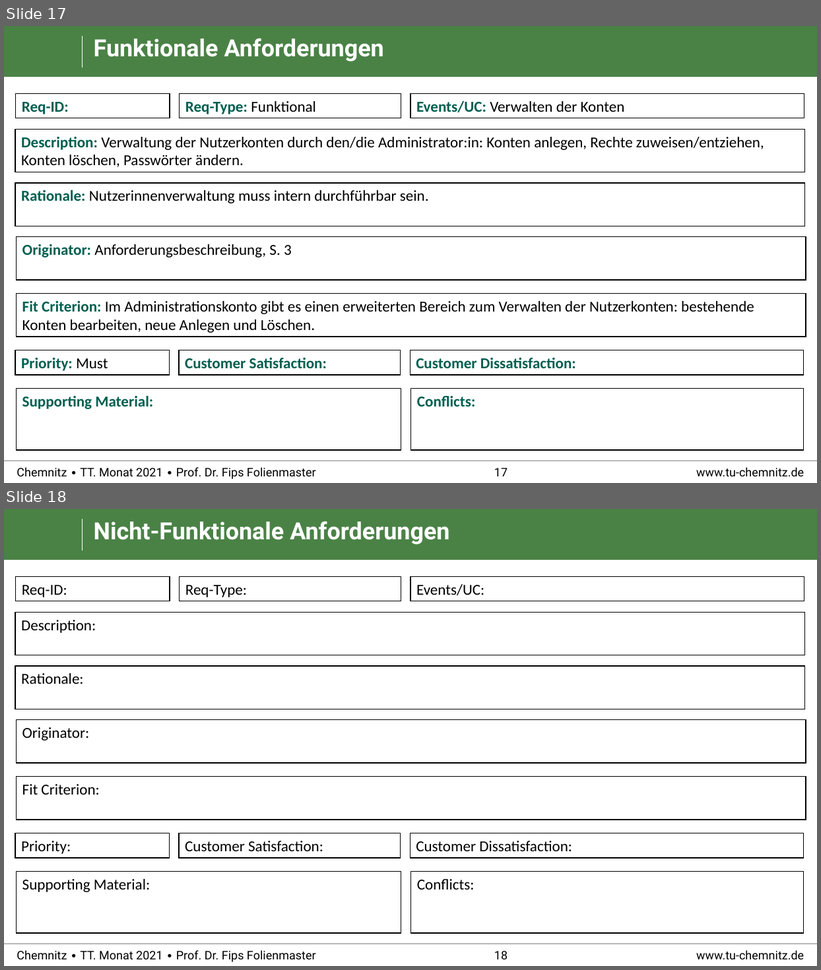
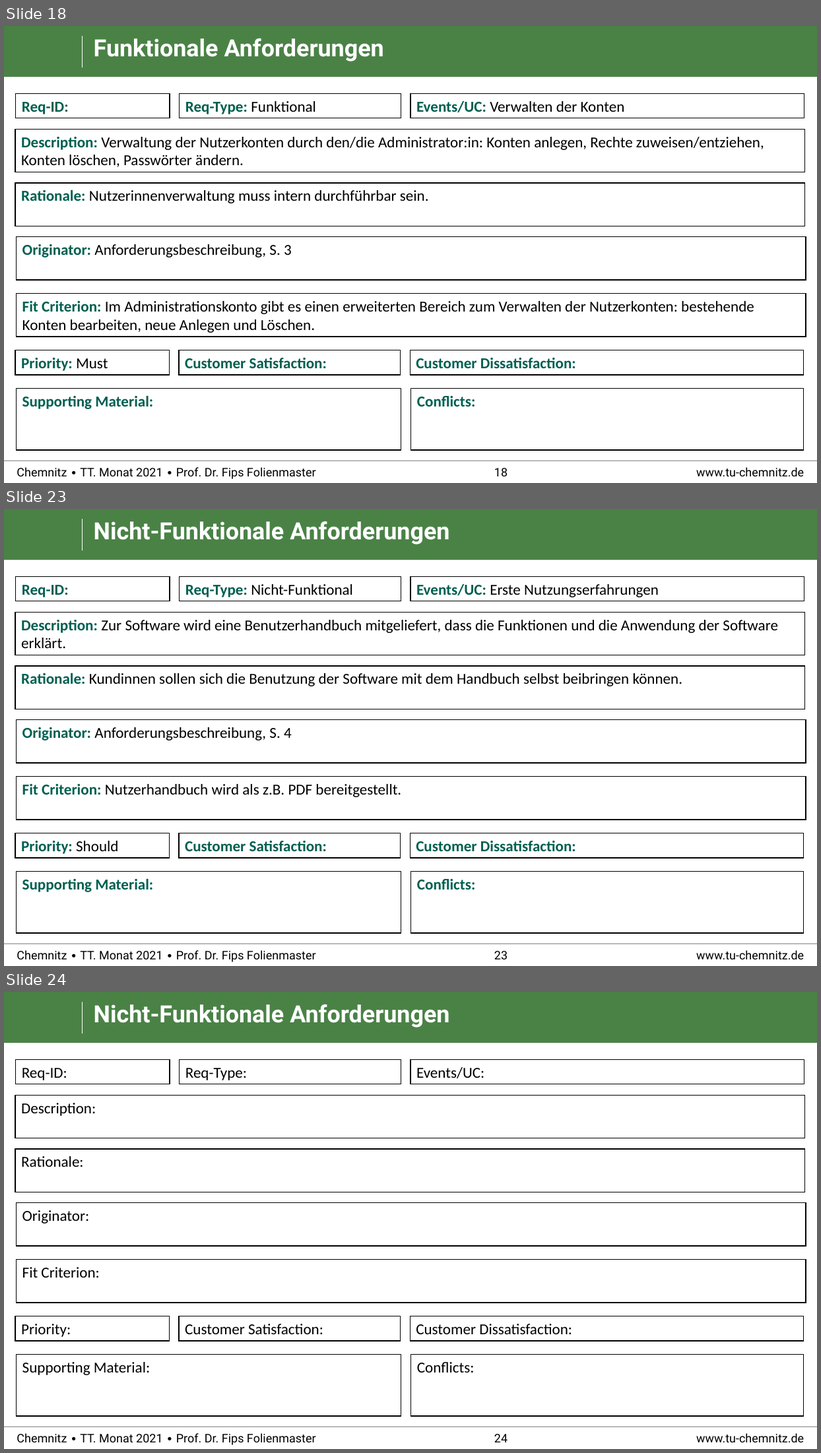
Before and after one commit to RealBiggerBo/Softwaretechnik, a slide deck: SnowCards_Requirements.pptx. Shown one above the other, each under a label of ours: slides 17 and 18 before the commit, slides 18, 23 and 24 after it; the slides between them are not shown. The pictures are 821x970 and 821x1453 pixels, drawn with LibreOffice and Linux fonts; fonts in the diff are those of the drawing; background and template pictures are left out. Boxes give left, top, right and bottom in pixels: in the first picture for what was removed or moved away, otherwise in the second. Text is boxed around its words. In the diff, an @@ line names an element or a change of style, - is before the commit and + after.

```diff
--- a/SnowCards_Requirements.pptx
+++ b/SnowCards_Requirements.pptx
@@ slide 23 added at (4, 509, 817, 966), background #FFFFFF; not listed: 6 template elements that a slide beside it also shows @@
@@ title added at (94, 521, 450, 545), 28 pt, text #FFFFFF, bold @@
+Nicht-Funktionale Anforderungen
@@ rectangle added at (16, 577, 170, 601), fill #FFFFFF, outline #000000 1 pt, 18 pt, text #005F50, bold @@
+Req-ID:
@@ rectangle added at (180, 577, 401, 601), fill #FFFFFF, outline #000000 1 pt, 18 pt, text #000000 @@
+Req-Type: Nicht-Funktional
@@ rectangle added at (411, 577, 805, 601), fill #FFFFFF, outline #000000 1 pt, 18 pt, text #000000 @@
+Events/UC: Erste Nutzungserfahrungen
@@ group added at (15, 612, 806, 820): 4 rectangles @@
+Description: Zur Software wird eine Benutzerhandbuch mitgeliefert, dass die Funktionen und die Anwendung der Software erklärt.
+Rationale: Kundinnen sollen sich die Benutzung der Software mit dem Handbuch selbst beibringen können.
+Originator: Anforderungsbeschreibung, S. 4
+Fit Criterion: Nutzerhandbuch wird als z.B. PDF bereitgestellt.
@@ rectangle added at (15, 834, 169, 858), fill #FFFFFF, outline #000000 1 pt, 18 pt, text #005F50, bold @@
+Priority: Should
@@ rectangle added at (179, 834, 401, 858), fill #FFFFFF, outline #000000 1 pt, 18 pt, text #005F50, bold @@
+Customer Satisfaction:
@@ rectangle added at (411, 834, 805, 858), fill #FFFFFF, outline #000000 1 pt, 18 pt, text #005F50, bold @@
+Customer Dissatisfaction:
@@ rectangle added at (16, 872, 401, 933), fill #FFFFFF, outline #000000 1 pt, 18 pt, text #005F50, bold @@
+Supporting Material:
@@ rectangle added at (411, 872, 805, 933), fill #FFFFFF, outline #000000 1 pt, 18 pt, text #005F50, bold @@
+Conflicts:
@@ what was slide 17 is now slide 18 @@
@@ page number at (494, 468, 508, 477): text changed @@
-17
+18
@@ what was slide 18 is now slide 24 @@
@@ page number at (494, 1434, 508, 1443): text changed @@
-18
+24
```
Also in this commit, not shown: 8 slides changed, 5 other slides added.
